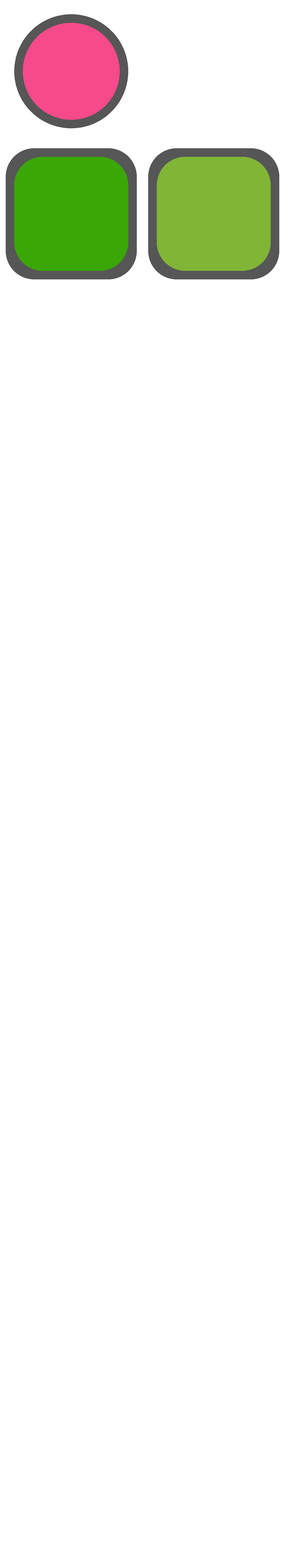
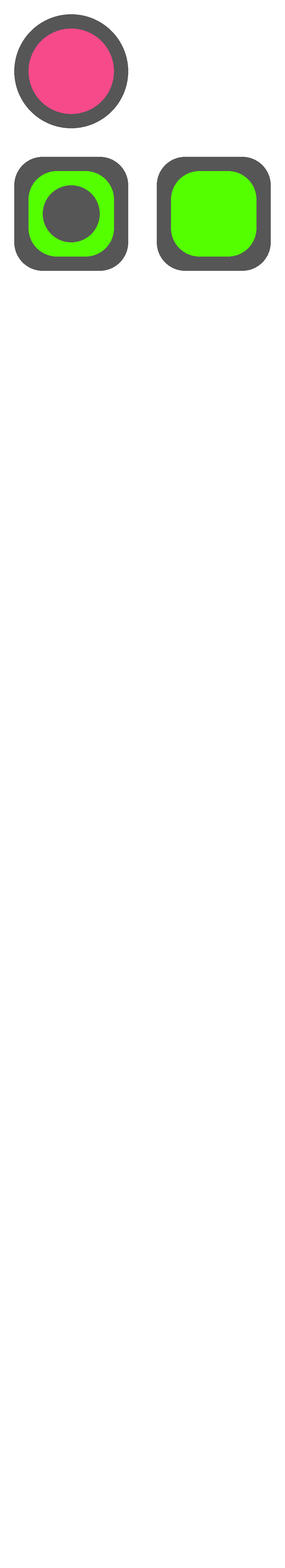
Layer changes from the first 285px x 1568px image to the second:
moved "Body1" above "Fruit1", painted on it over [5, 148, 280, 280]
removed layer "Arrière-plan" over [5, 22, 280, 280]
painted on "Fruit1" over [14, 22, 129, 271]
